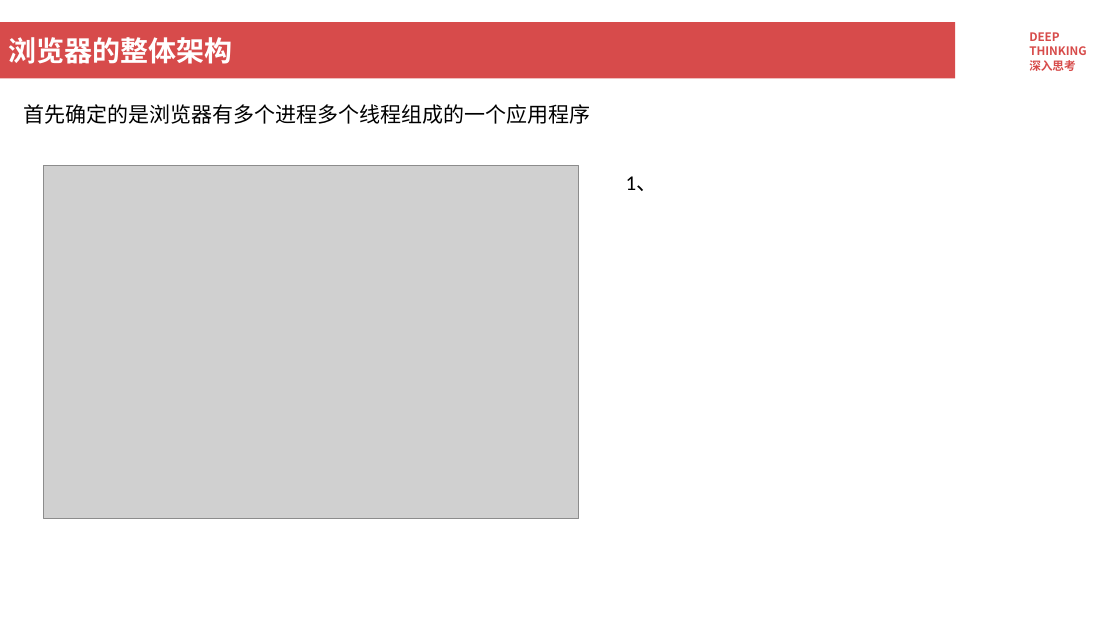
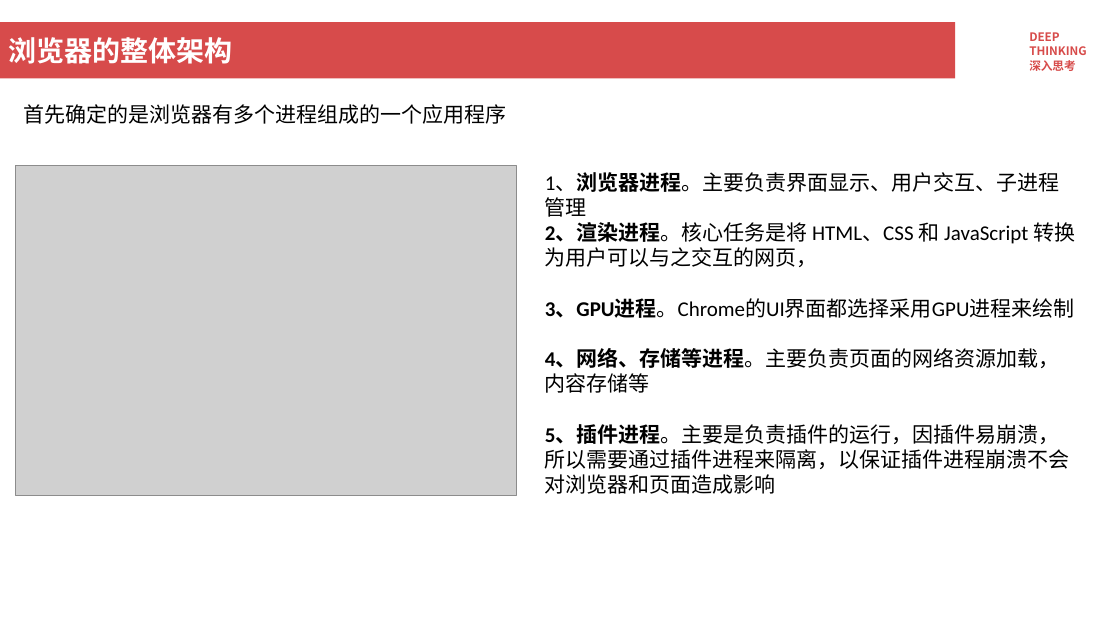
Before and after one commit to yixinagqingyuan/yys-browser, a slide deck: slide 3 of 浏览器工作原理.pptx. Drawn at 1120x630 pixels with LibreOffice and Linux fonts; fonts in the diff are those of the drawing; grey boxes stand for pictures; background and template pictures are left out. Boxes give left, top, right and bottom in pixels: in the first picture for what was removed or moved away, otherwise in the second. Text is boxed around its words. In the diff, an @@ line names an element or a change of style, - is before the commit and + after.

```diff
--- a/浏览器工作原理.pptx
+++ b/浏览器工作原理.pptx
@@ text at <box>24,104,507,124</box>: text changed @@
-首先确定的是浏览器有多个进程多个线程组成的一个应用程序
+首先确定的是浏览器有多个进程组成的一个应用程序
@@ picture: place and size @@
-picture at <box>44,166,580,519</box>
+picture at <box>16,166,517,496</box>
@@ text added at <box>545,172,1075,494</box>, 18 pt, text #000000 @@
+1、浏览器进程。主要负责界面显示、用户交互、子进程管理
+2、渲染进程。核心任务是将 HTML、CSS 和 JavaScript 转换为用户可以与之交互的网页，
+3、GPU进程。Chrome的UI界面都选择采用GPU进程来绘制
+4、网络、存储等进程。主要负责页面的网络资源加载，内容存储等
+5、插件进程。主要是负责插件的运行，因插件易崩溃，所以需要通过插件进程来隔离，以保证插件进程崩溃不会对浏览器和页面造成影响
@@ text removed at <box>626,176,658,191</box> @@
-1、
```
Also in this commit, not shown: 22 slides added, 5 other files.
